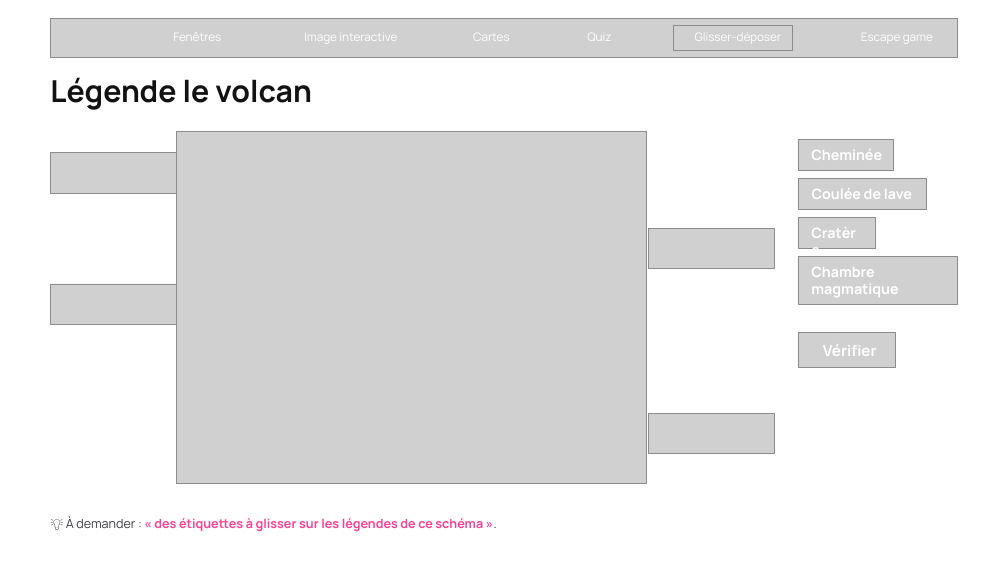
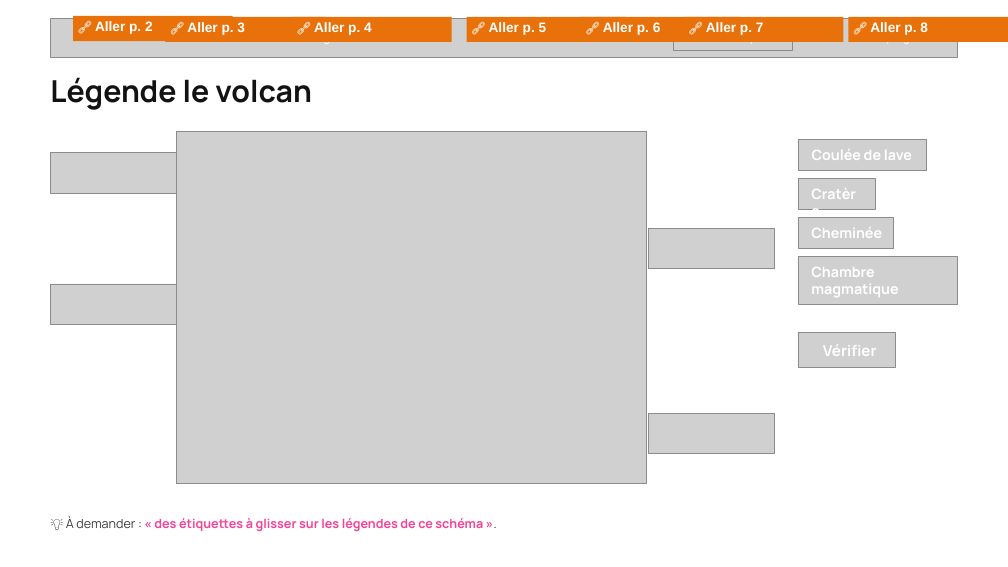
Before and after one commit to reynesmanon11-maker/reynesmanon11-maker.github.io, a slide deck: slide 7 of skills/livrables/vitrine.pptx. Drawn at 1008x567 pixels with LibreOffice and Linux fonts; fonts in the diff are those of the drawing; grey boxes stand for pictures; background and template pictures are left out. Boxes give left, top, right and bottom in pixels: in the first picture for what was removed or moved away, otherwise in the second. Text is boxed around its words. In the diff, an @@ line names an element or a change of style, - is before the commit and + after.

```diff
--- a/skills/livrables/vitrine.pptx
+++ b/skills/livrables/vitrine.pptx
@@ rectangle added at <box>73,16,233,41</box>, fill #E8710A, 13 pt, text #FFFFFF, bold @@
+🔗 Aller p. 2
@@ rectangle added at <box>166,17,325,42</box>, fill #E8710A, 13 pt, text #FFFFFF, bold @@
+🔗 Aller p. 3
@@ rectangle added at <box>292,17,451,42</box>, fill #E8710A, 13 pt, text #FFFFFF, bold @@
+🔗 Aller p. 4
@@ rectangle added at <box>467,17,626,42</box>, fill #E8710A, 13 pt, text #FFFFFF, bold @@
+🔗 Aller p. 5
@@ rectangle added at <box>581,17,740,42</box>, fill #E8710A, 13 pt, text #FFFFFF, bold @@
+🔗 Aller p. 6
@@ rectangle added at <box>684,17,844,42</box>, fill #E8710A, 13 pt, text #FFFFFF, bold @@
+🔗 Aller p. 7
@@ rectangle added at <box>848,17,1008,42</box>, fill #E8710A, 13 pt, text #FFFFFF, bold @@
+🔗 Aller p. 8
@@ picture: place and size @@
-picture at <box>799,139,895,169</box>
+picture at <box>799,139,926,169</box>
@@ text "Coulée de lave": place and size @@
-text "Coulée de lave" at <box>812,189,912,199</box>
+text "Coulée de lave" at <box>812,150,912,160</box>
@@ picture: place and size @@
-picture at <box>799,178,926,209</box>
+picture at <box>799,178,876,209</box>
@@ text "Cratère": place and size @@
-text "Cratère" at <box>811,225,864,241</box>
+text "Cratère" at <box>811,185,864,202</box>
@@ picture: place and size @@
-picture at <box>799,218,876,248</box>
+picture at <box>799,218,895,248</box>
@@ text "Cheminée": place and size @@
-text "Cheminée" at <box>811,150,882,160</box>
+text "Cheminée" at <box>811,228,882,238</box>
```
Also in this commit, not shown: 10 other slides changed, 3 other files.
